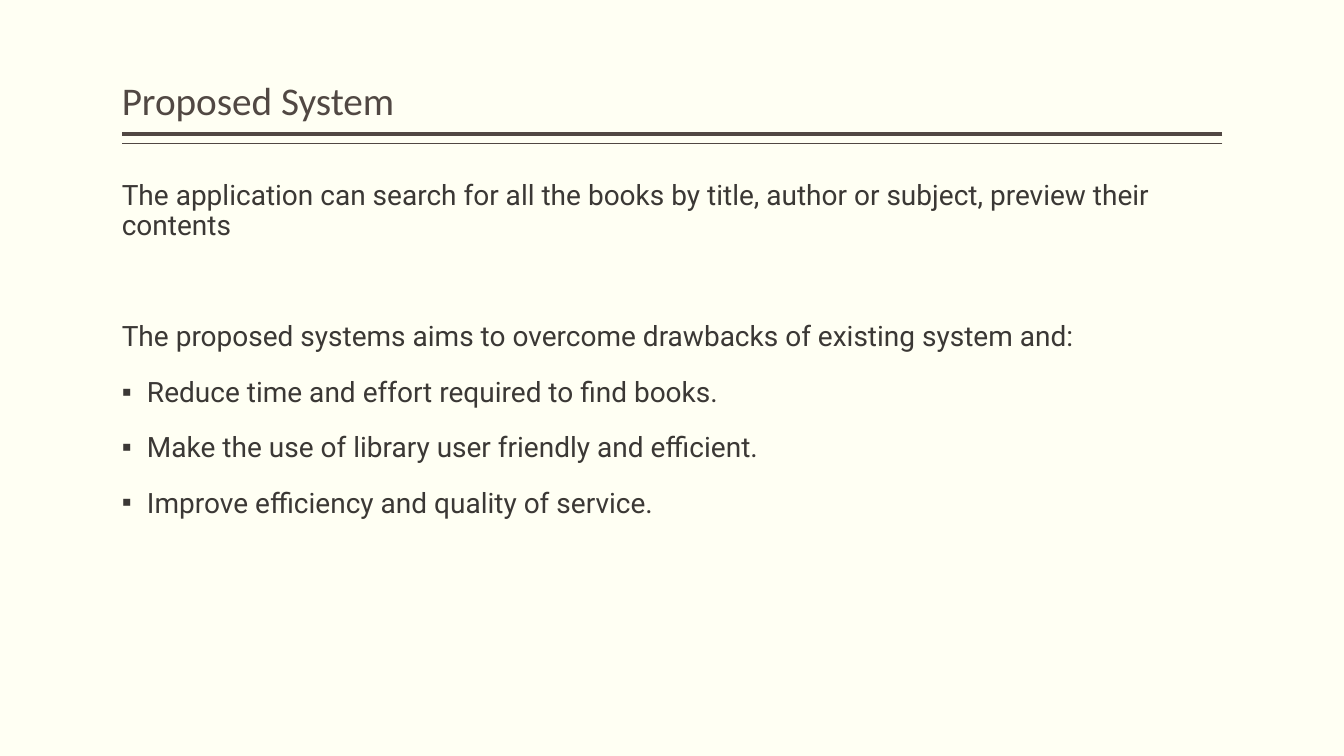
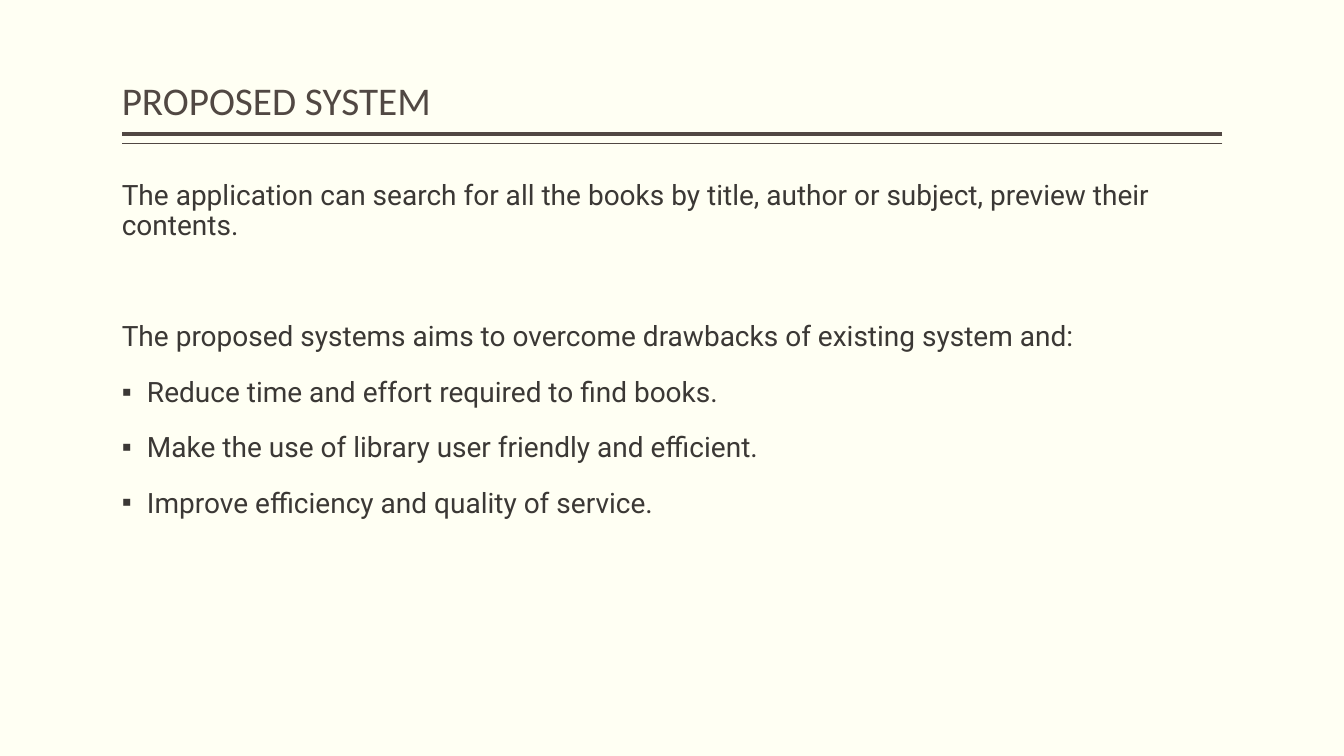
Before and after one commit to chiraqL/Library-Manager, a slide deck: slide 4 of E-Library.pptx. Drawn at 1344x756 pixels with LibreOffice and Linux fonts; fonts in the diff are those of the drawing. Boxes give left, top, right and bottom in pixels: in the first picture for what was removed or moved away, otherwise in the second. Text is boxed around its words. In the diff, an @@ line names an element or a change of style, - is before the commit and + after.

```diff
--- a/E-Library.pptx
+++ b/E-Library.pptx
@@ title at bbox=[122, 89, 431, 116]: text changed @@
-Proposed System
+PROPOSED SYSTEM
@@ text at bbox=[122, 183, 1149, 236]: text changed @@
-The application can search for all the books by title, author or subject, preview their contents
+The application can search for all the books by title, author or subject, preview their contents.
```
Also in this commit, not shown: 14 other slides changed, 6 other files.
